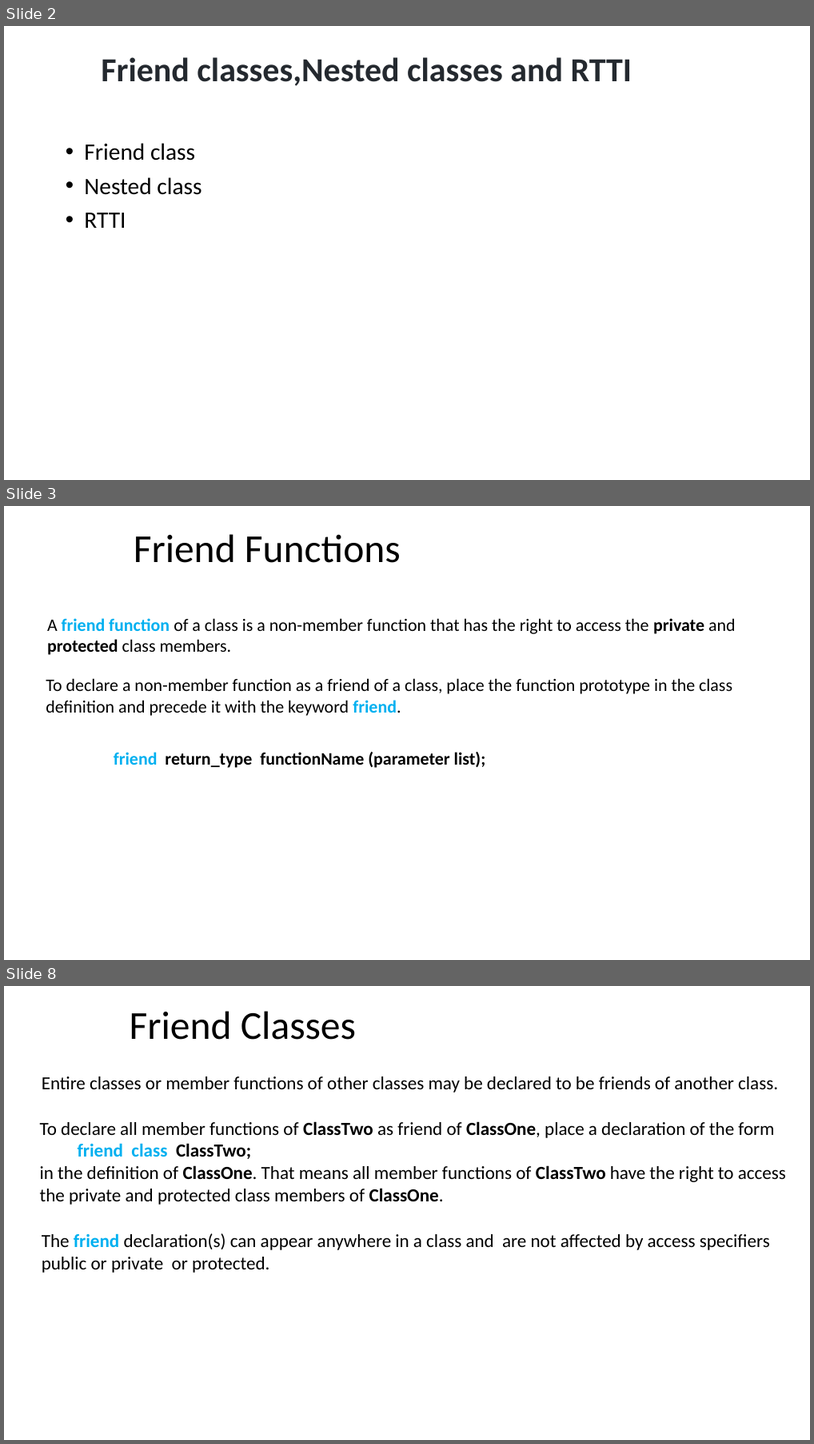
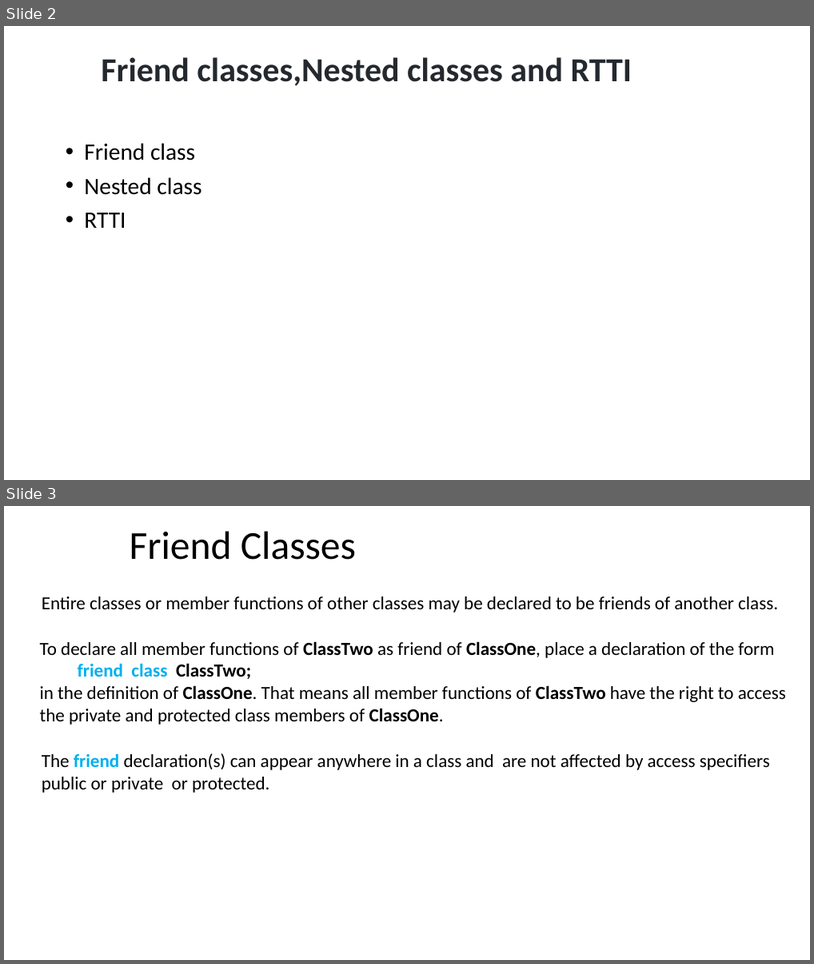
Before and after one commit to ShiqiYu/CPP, a slide deck: week15/Lab15.pptx. Shown one above the other, each under a label of ours: slides 2, 3 and 8 before the commit, slides 2 and 3 after it; the slides between them are not shown. The pictures are 814x1444 and 814x964 pixels, drawn with LibreOffice and Linux fonts; fonts in the diff are those of the drawing; background and template pictures are left out. Boxes give left, top, right and bottom in pixels: in the first picture for what was removed or moved away, otherwise in the second. Text is boxed around its words. In the diff, an @@ line names an element or a change of style, - is before the commit and + after.

```diff
--- a/week15/Lab15.pptx
+++ b/week15/Lab15.pptx
@@ slide 3 removed at (4, 506, 810, 960), background #FFFFFF @@
@@ title removed at (134, 534, 401, 563) @@
-Friend Functions
@@ text removed at (47, 618, 736, 655) @@
-A friend function of a class is a non-member function that has the right to access the private and protected class members.
@@ text removed at (46, 678, 733, 716) @@
-To declare a non-member function as a friend of a class, place the function prototype in the class definition and precede it with the keyword friend.
@@ text removed at (114, 752, 486, 768) @@
-friend return_type functionName (parameter list);
@@ what was slide 8 is now slide 3 @@
```
Also in this commit, not shown: 3 slides changed, 2 slides added, 4 other slides removed, 2 other files.
